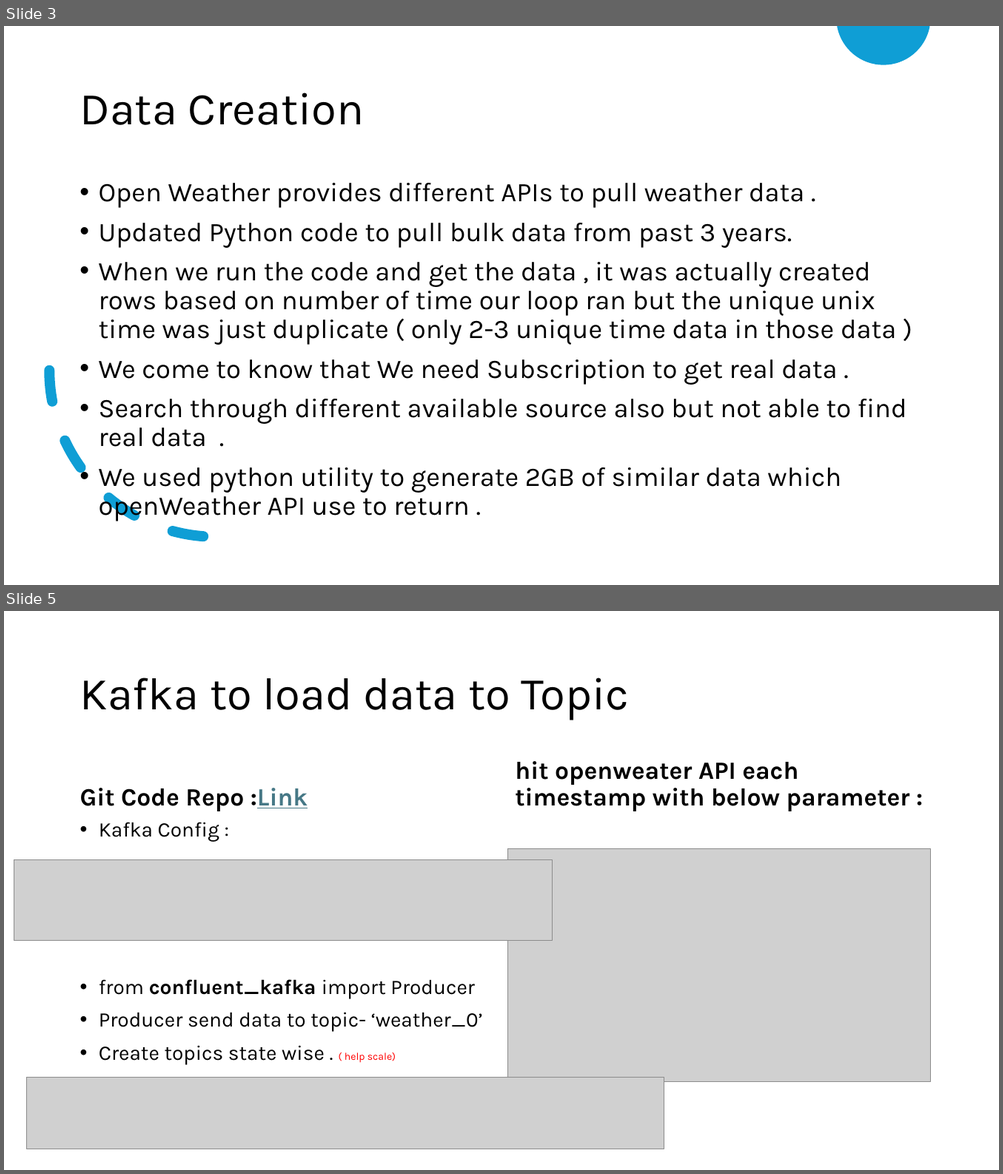
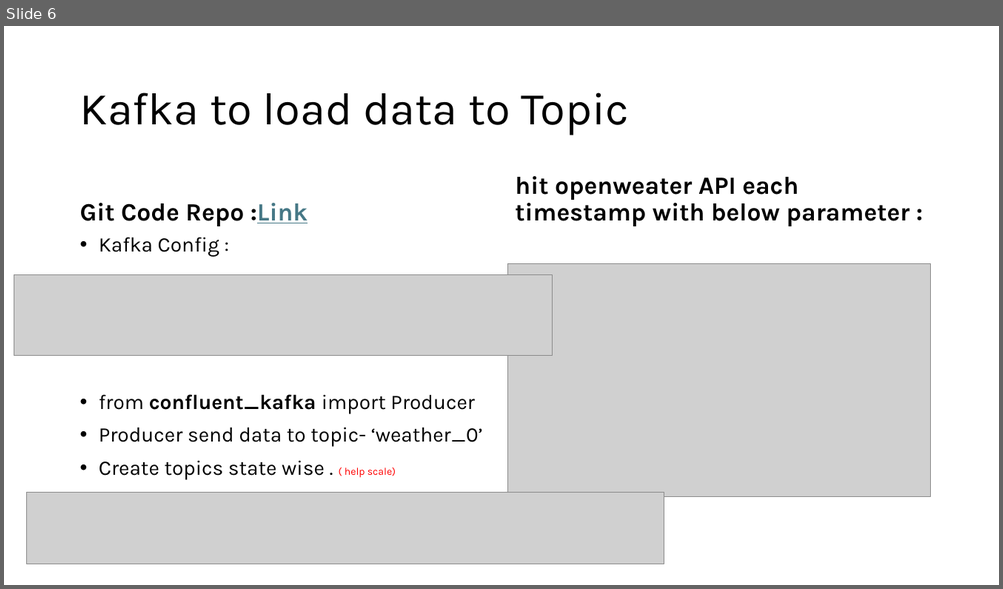
Before and after one commit to cksinghnet/Weather-Based-Grid-Optimization, a slide deck: DataEnggFinalProjectPPT.pptx. Shown one above the other, each under a label of ours: slides 3 and 5 before the commit, slide 6 after it; the slides between them are not shown. The pictures are 1003x1174 and 1003x589 pixels, drawn with LibreOffice and Linux fonts; fonts in the diff are those of the drawing; grey boxes stand for pictures. Boxes give left, top, right and bottom in pixels: in the first picture for what was removed or moved away, otherwise in the second. Text is boxed around its words. In the diff, an @@ line names an element or a change of style, - is before the commit and + after.

```diff
--- a/DataEnggFinalProjectPPT.pptx
+++ b/DataEnggFinalProjectPPT.pptx
@@ slide 3 removed at <box>4,26,999,585</box>, background #FFFFFF @@
@@ freeform shape removed at <box>836,26,929,64</box> @@
@@ title removed at <box>79,93,364,125</box> @@
-Data Creation
@@ text removed at <box>99,183,907,522</box> @@
-• Open Weather provides different APIs to pull weather data .
-• Updated Python code to pull bulk data from past 3 years.
-• When we run the code and get the data , it was actually created rows based on number of time our loop ran but the unique unix time was just duplicate ( only 2-3 unique time data in those data )
-• We come to know that We need Subscription to get real data .
-• Search through different available source also but not able to find real data .
-• We used python utility to generate 2GB of similar data which openWeather API use to return .
@@ arc (boxed as its full ellipse) removed at <box>50,204,383,538</box> @@
@@ what was slide 5 is now slide 6 @@
```
Also in this commit, not shown: 3 slides changed, 3 slides added, 1 other slide removed.
